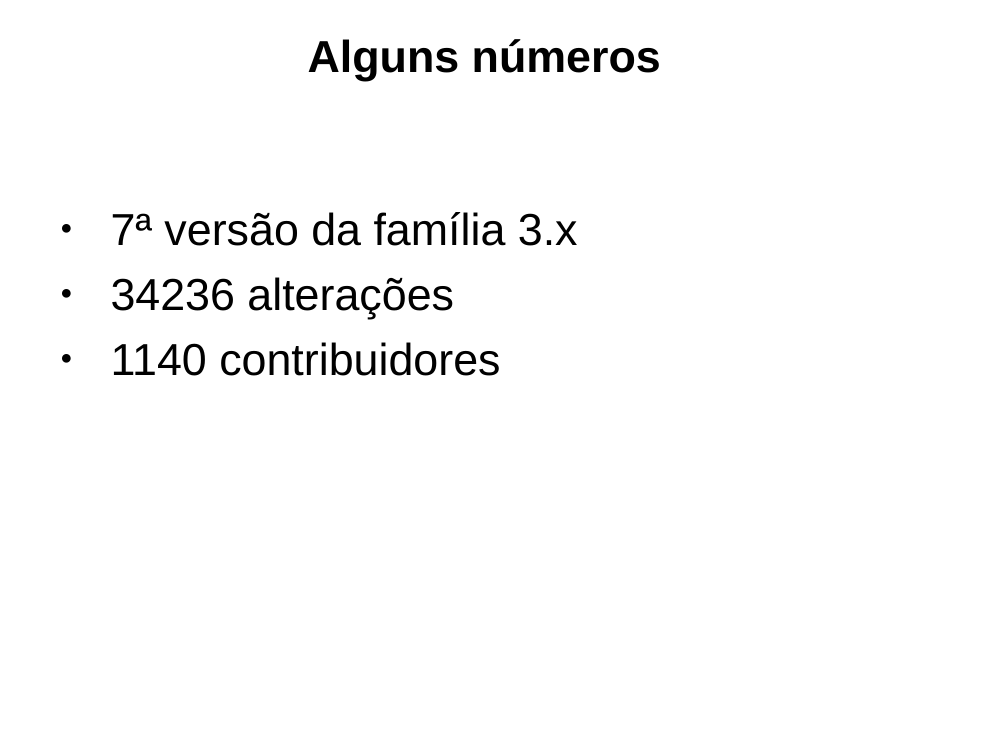
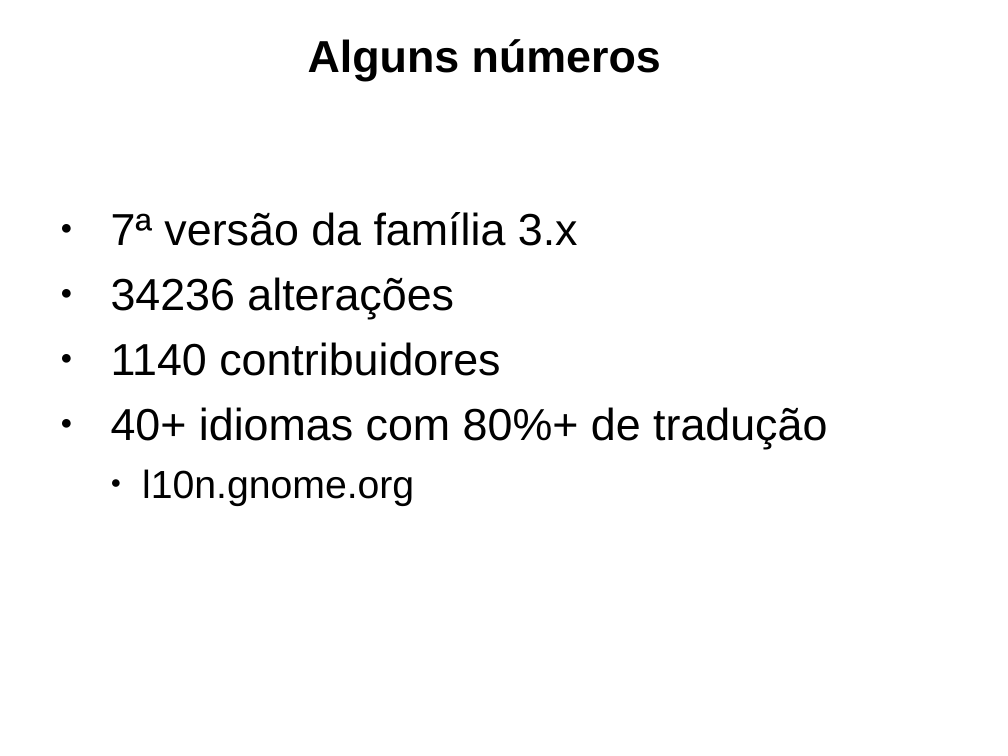
Before and after one commit to adorilson/MyTalks, a slide deck: slide 2 of gnome_3.12/gnome_3.12.odp. Drawn at 1008x756 pixels with LibreOffice and Linux fonts; fonts in the diff are those of the drawing; background and template pictures are left out. Boxes give left, top, right and bottom in pixels: in the first picture for what was removed or moved away, otherwise in the second. Text is boxed around its words. In the diff, an @@ line names an element or a change of style, - is before the commit and + after.

```diff
--- a/gnome_3.12/gnome_3.12.odp
+++ b/gnome_3.12/gnome_3.12.odp
@@ text at bbox=[111, 407, 827, 506]: paragraphs added @@
+● 40+ idiomas com 80%+ de tradução
+  ● l10n.gnome.org
```
Also in this commit, not shown: 2 slides added, 5 other files.
